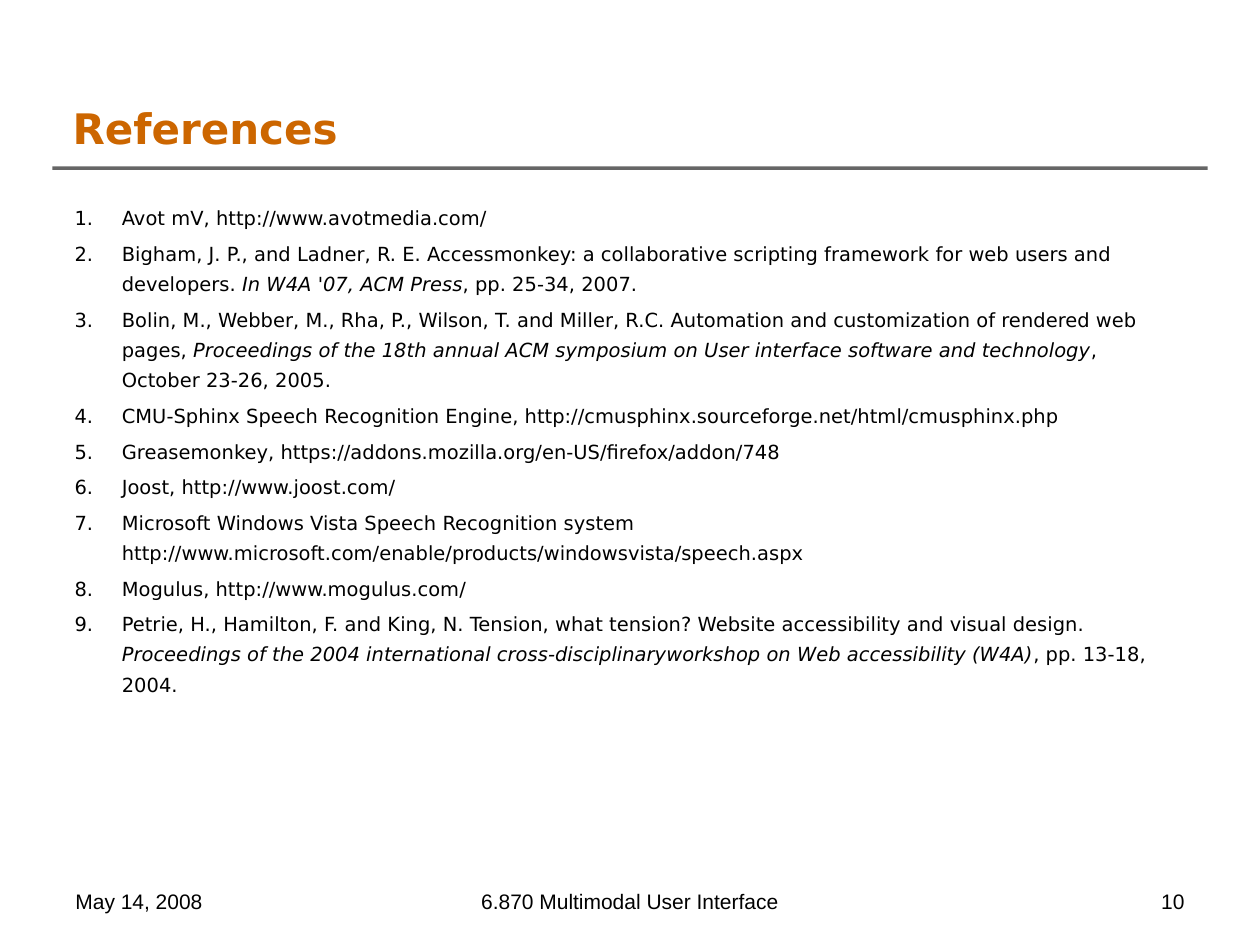
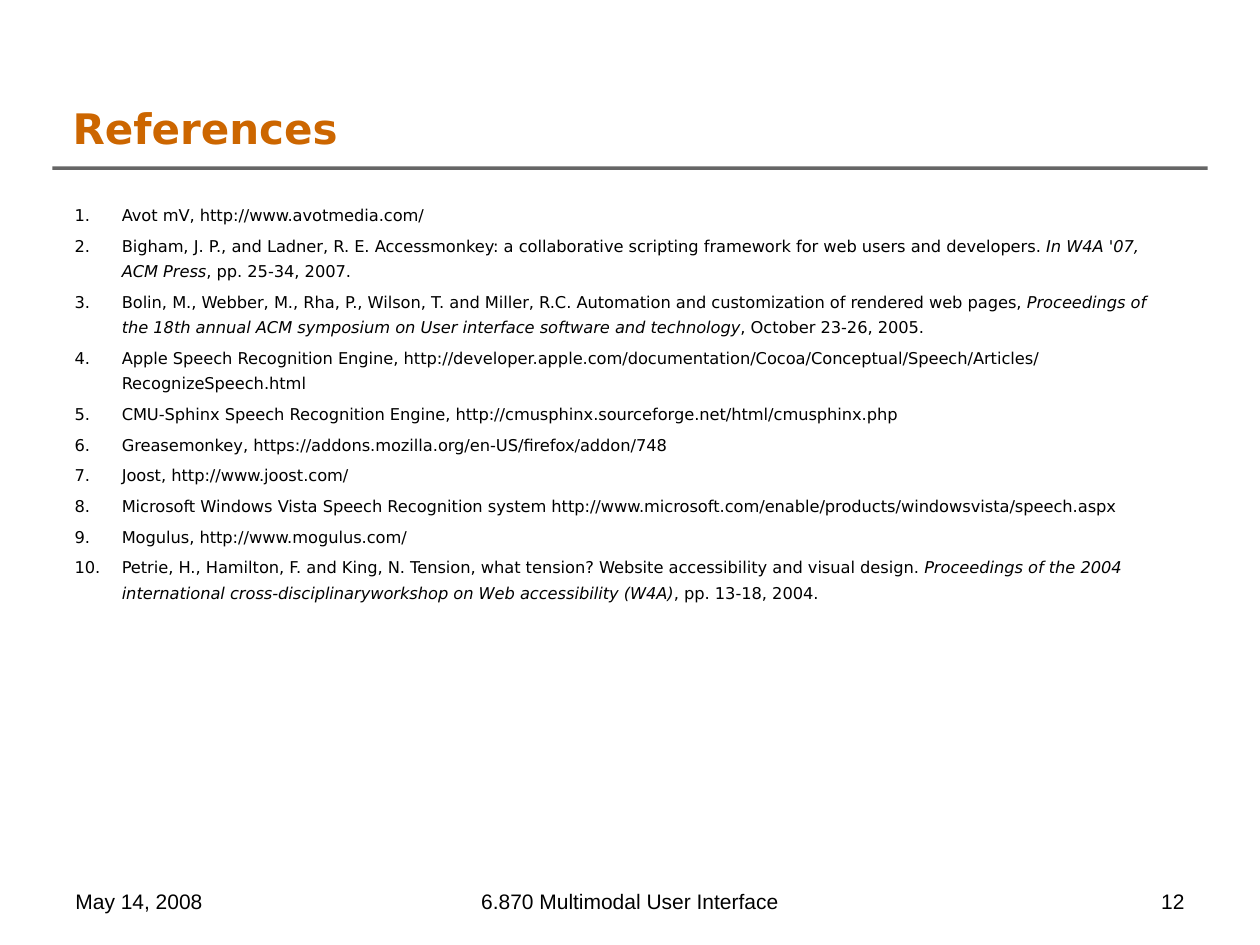
Before and after one commit to oshanis/webnnel, a slide deck: slide 12 of docs/6.870 Final Project Presentation.ppt (slide 10 before the commit). Drawn at 1260x945 pixels with LibreOffice and Linux fonts; fonts in the diff are those of the drawing; background and template pictures are left out. Boxes give left, top, right and bottom in pixels: in the first picture for what was removed or moved away, otherwise in the second. Text is boxed around its words. In the diff, an @@ line names an element or a change of style, - is before the commit and + after.

```diff
--- a/docs/6.870 Final Project Presentation.ppt
+++ b/docs/6.870 Final Project Presentation.ppt
@@ text at (122,208,1147,603): size 11.1 to 9.3 pt in "Avot mV, http://www.avotmedia.com/", "Bigham, J. P., and Ladner, R. E. ...", "Bolin, M., Webber, M., Rha, P., Wilson, ...", "CMU-Sphinx Speech Recognition Engine, http://cmusphinx.sourc ..." and 5 more places @@
@@ text at (122,351,1039,393): paragraph added @@
+4. Apple Speech Recognition Engine, http://developer.apple.com/documentation/Cocoa/Conceptual/Speech/Articles/RecognizeSpeech.html
@@ page number at (1161,894,1184,909): text changed @@
-10
+12
```
Also in this commit, not shown: 3 other slides changed, 2 slides added.
